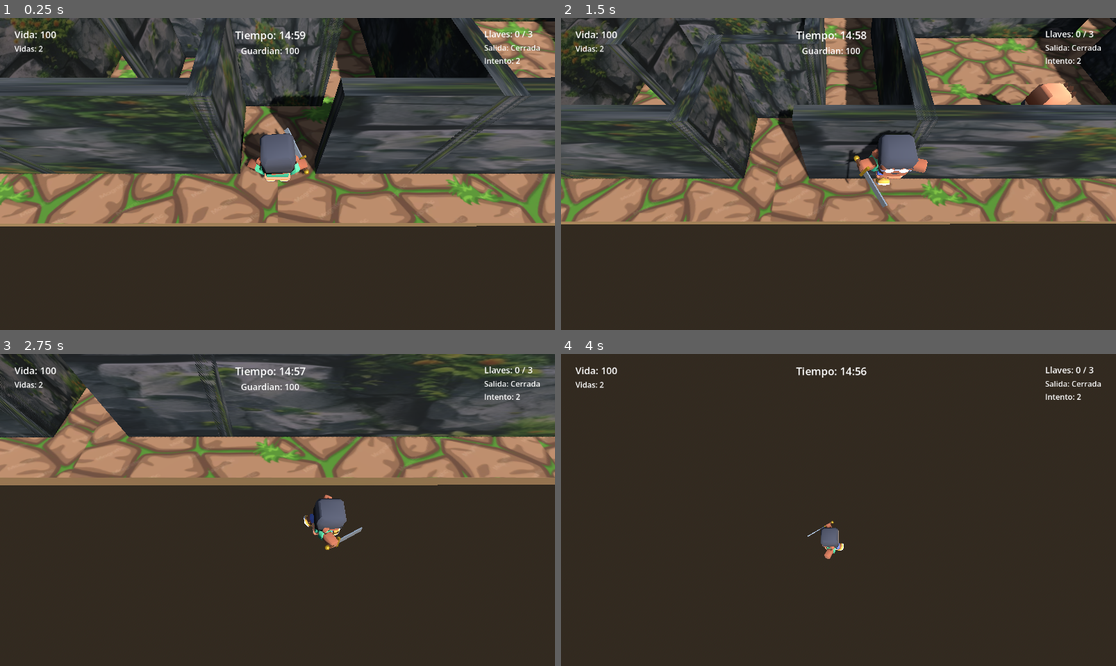
Above: before the commit, frames 1-4 (two rows, left to right).
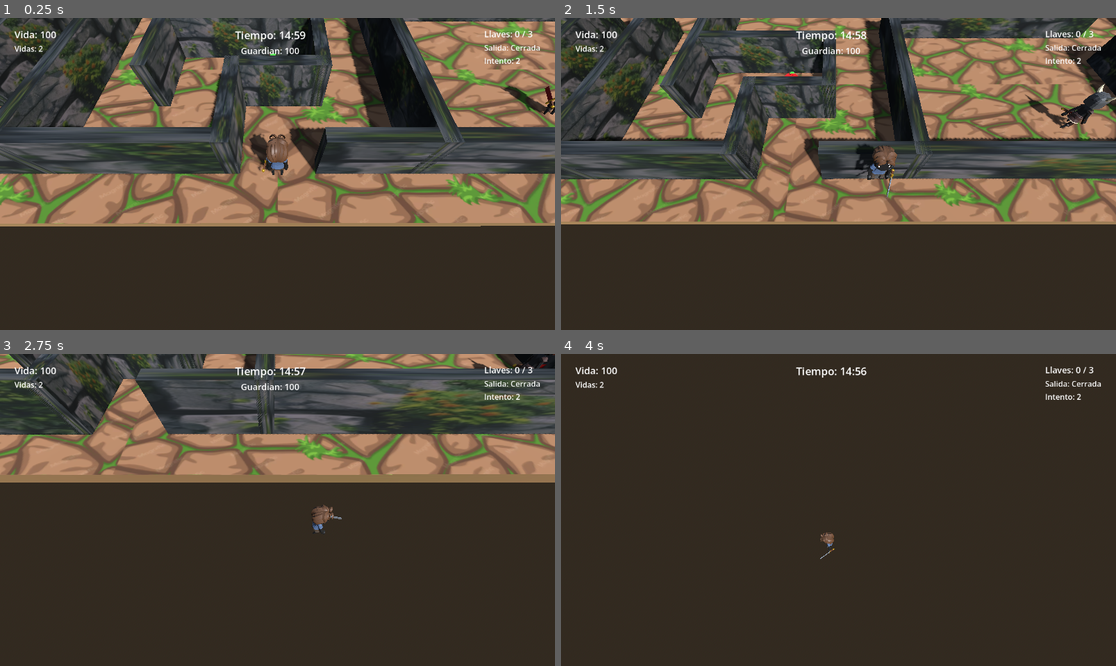
Above: after the commit, the same moments.

Repository: Carola-caicedo/Survivor-Maze-Puzzle
Game: Godot game, scene res://main.tscn
Two runs of this game, one before a commit and one after it. Both use one fixed random seed, a clock stepped at 60 frames per second and the inputs below.
Inputs:
- Up to frame 1 (0.25 s): no input
- Up to frame 2 (1.5 s): hold D (move_right) 0.53-1.28 s; hold Shift (correr) 0.53-1.28 s; tap Space (saltar) at 0.77 s; tap Q (espada) at 0.8, 1.35 s; hold S (move_down) from 1.28 s (still down)
- Up to frame 3 (2.75 s): tap Space (saltar) at 1.52 s; tap Shift (correr) at 1.55 s; release S (move_down) at 2.03 s; hold D (move_right) from 2.03 s (still down); hold Shift (correr) from 2.03 s (still down); tap Q (espada) at 2.3 s
- Up to frame 4 (4 s): release D (move_right) at 2.78 s; release Shift (correr) at 2.78 s; hold W (move_up) 2.78-3.53 s; tap Q (espada) at 2.85, 3.8 s; tap Space (saltar) at 3.02, 3.77 s; tap Shift (correr) at 3.05 s; hold A (move_left) from 3.53 s (still down); tap E (interactuar) at 3.6 s

The runs differ from the first frame. In frame 1, 30% of the frame differs, in the area x 0-100%, y 0-67%; in frame 2, 42%; in frame 3, 28%; in frame 4, 0.3%.

Commit message:
implementacion de animaciones y cambio de apariencia para enemigos y personajes

Diff:
--- a/espada_en_mano.gd
+++ b/espada_en_mano.gd
@@ -56,8 +56,14 @@
 
 
 func _hueso_parecido(esqueleto: Skeleton3D) -> String:
+	# 1. Puño o mano derecha (Fist.R, Hand.R, etc.)
 	for i in esqueleto.get_bone_count():
 		var n = esqueleto.get_bone_name(i).to_lower()
-		if n.contains("arm") and n.contains("right"):
+		if n.contains("fist") or (n.contains("hand") and (n.contains("right") or n.ends_with(".r"))):
+			return esqueleto.get_bone_name(i)
+	# 2. Brazo derecho (arm-right, LowerArm.R, etc.)
+	for i in esqueleto.get_bone_count():
+		var n = esqueleto.get_bone_name(i).to_lower()
+		if n.contains("arm") and (n.contains("right") or n.ends_with(".r")):
 			return esqueleto.get_bone_name(i)
 	return ""
--- a/guardian.gd
+++ b/guardian.gd
@@ -239,8 +239,22 @@
 
 
 func reproducir_anim(nombre: String):
-	if anim != null and anim.has_animation(nombre):
+	if anim == null:
+		return
+	if anim.has_animation(nombre):
 		anim.play(nombre)
+		return
+	var mapeo = {
+		"idle": ["Idle", "idle"],
+		"walk": ["Walk", "walk"],
+		"attack-melee-right": ["SwordSlash", "Punch", "attack-melee-right"],
+		"interact-right": ["PickUp", "Punch", "Idle", "idle"]
+	}
+	var candidatos = mapeo.get(nombre.to_lower(), [nombre.capitalize(), nombre.to_lower()])
+	for c in candidatos:
+		if anim.has_animation(c):
+			anim.play(c)
+			return
 
 
 func distancia_a(p: Vector3) -> float:
--- a/guardian.tscn
+++ b/guardian.tscn
@@ -1,7 +1,7 @@
 [gd_scene format=3 uid="uid://b5fk2eukw5pdc"]
 
 [ext_resource type="Script" uid="uid://dlck4jyldo3n5" path="res://guardian.gd" id="1_3jwwi"]
-[ext_resource type="PackedScene" uid="uid://btbidf61ylt57" path="res://personaje/character-male-d.glb" id="2_2oh7y"]
+[ext_resource type="PackedScene" uid="uid://dlw4b1j5573my" path="res://personaje/VikingHelmet.glb" id="2_viking"]
 [ext_resource type="Script" path="res://espada_en_mano.gd" id="3_espmano"]
 
 [sub_resource type="CapsuleShape3D" id="CapsuleShape3D_1lkc5"]
@@ -15,8 +15,8 @@
 transform = Transform3D(1, 0, 0, 0, 1, 0, 0, 0, 1, 0, 0.875, 0)
 shape = SubResource("CapsuleShape3D_1lkc5")
 
-[node name="Modelo" parent="." unique_id=1225502439 instance=ExtResource("2_2oh7y")]
-transform = Transform3D(-2.6, 0, -2.2729921e-07, 0, 2.6, 0, 2.2729921e-07, 0, -2.6, 0, 0, 0)
+[node name="Modelo" parent="." unique_id=1225502439 instance=ExtResource("2_viking")]
+transform = Transform3D(-0.53, 0, 0, 0, 0.53, 0, 0, 0, -0.53, 0, 0, 0)
 
 [node name="Vision" type="RayCast3D" parent="." unique_id=1849204812]
 transform = Transform3D(1, 0, 0, 0, 1, 0, 0, 0, 1, 0, 0.9, 0)
--- /dev/null
+++ b/guardian_golden.tscn
@@ -0,0 +1,27 @@
+[gd_scene format=3 uid="uid://c6xk82p4m8gty"]
+
+[ext_resource type="Script" uid="uid://dlck4jyldo3n5" path="res://guardian.gd" id="1_3jwwi"]
+[ext_resource type="PackedScene" uid="uid://q7nu05owljpx" path="res://personaje/Knight_Golden_Male.glb" id="2_knight"]
+[ext_resource type="Script" uid="uid://bee5smbuw6vsf" path="res://espada_en_mano.gd" id="3_espmano"]
+
+[sub_resource type="CapsuleShape3D" id="CapsuleShape3D_1lkc5"]
+radius = 0.35
+height = 1.75
+
+[node name="Guardian2" type="CharacterBody3D" unique_id=1453112332 groups=["enemigos"]]
+script = ExtResource("1_3jwwi")
+
+[node name="CollisionShape3D" type="CollisionShape3D" parent="." unique_id=1336567868]
+transform = Transform3D(1, 0, 0, 0, 1, 0, 0, 0, 1, 0, 0.875, 0)
+shape = SubResource("CapsuleShape3D_1lkc5")
+
+[node name="Modelo" parent="." unique_id=1225502439 instance=ExtResource("2_knight")]
+transform = Transform3D(-0.53, 0, 0, 0, 0.53, 0, 0, 0, -0.53, 0, 0, 0)
+
+[node name="Vision" type="RayCast3D" parent="." unique_id=1849204812]
+transform = Transform3D(1, 0, 0, 0, 1, 0, 0, 0, 1, 0, 0.9, 0)
+
+[node name="EspadaVisual" type="Node" parent="." unique_id=1456634912]
+script = ExtResource("3_espmano")
+color_hoja = Color(0.85, 0.7, 0.2, 1)
+escala = 6.0
--- a/laberinto.tscn
+++ b/laberinto.tscn
@@ -20,7 +20,6 @@
 [node name="Laberinto" type="Node3D" unique_id=1746071510]
 
 [node name="Piso" type="StaticBody3D" parent="." unique_id=320178104]
-transform = Transform3D(1, 0, 0, 0, 1, 0, 0, 0, 1, 0, -1.5, 0)
 
 [node name="Colision" type="CollisionShape3D" parent="Piso" unique_id=2036377994]
 transform = Transform3D(1, 0, 0, 0, 1, 0, 0, 0, 1, 0, -0.2, 0)
--- a/main.tscn
+++ b/main.tscn
@@ -2,7 +2,7 @@
 
 [ext_resource type="PackedScene" uid="uid://biyljgujvggl4" path="res://zona_b.tscn" id="1_h2yge"]
 [ext_resource type="Script" uid="uid://cct4m0pdjhcq7" path="res://personaje.gd" id="1_pj"]
-[ext_resource type="PackedScene" uid="uid://bkmexfnojlmxi" path="res://personaje/character-male-a.glb" id="2_modelo"]
+[ext_resource type="PackedScene" uid="uid://bsngf2tlxer2h" path="res://personaje/Casual_Male.glb" id="2_modelo"]
 [ext_resource type="Script" uid="uid://c4ncpqjuna8wv" path="res://camara_sigue.gd" id="3_efxa6"]
 [ext_resource type="Script" uid="uid://8muj4gig7kts" path="res://espada.gd" id="4_1bvp3"]
 [ext_resource type="Script" uid="uid://g76pliv8lo3r" path="res://interactuar.gd" id="5_lquwl"]
@@ -16,6 +16,7 @@
 [ext_resource type="PackedScene" uid="uid://bts8qwxctvwti" path="res://zona_a.tscn" id="15_zona_a"]
 [ext_resource type="PackedScene" uid="uid://bkvbn7fhpvo3x" path="res://fruta_modelo.tscn" id="20_fruta"]
 [ext_resource type="Script" uid="uid://bee5smbuw6vsf" path="res://espada_en_mano.gd" id="21_espmano"]
+[ext_resource type="PackedScene" uid="uid://c6xk82p4m8gty" path="res://guardian_golden.tscn" id="22_golden"]
 
 [sub_resource type="ProceduralSkyMaterial" id="CieloMat"]
 
@@ -48,7 +49,6 @@
 sky_mode = 1
 
 [node name="Puertas" type="Node3D" parent="." unique_id=200584845]
-transform = Transform3D(1, 0, 0, 0, 1, 0, 0, 0, 1, 0, 1.5, 0)
 
 [node name="zona_b4" parent="Puertas" unique_id=1929311012 node_paths=PackedStringArray("enemigo") instance=ExtResource("1_h2yge")]
 transform = Transform3D(1, 0, 0, 0, 1, 0, 0, 0, 1, -3.26123, 0, -4.554341)
@@ -84,6 +84,7 @@
 transform = Transform3D(1, 0, 0, 0, 1, 0, 0, 0, 1, 0, 0, 13.7023945)
 script = ExtResource("1_pj")
 camara = NodePath("../Camera3D")
+speed_correr = 5.0
 accion_prueba = "guardian.F5"
 
 [node name="CollisionShape3D" type="CollisionShape3D" parent="Personaje" unique_id=1745509103]
@@ -91,13 +92,14 @@
 shape = SubResource("Capsula")
 
 [node name="Modelo" parent="Personaje" unique_id=1969657668 instance=ExtResource("2_modelo")]
-transform = Transform3D(-2.6, 0, 0, 0, 2.6, 0, 0, 0, -2.6, 0, 0, 0)
+transform = Transform3D(-0.53, 0, 0, 0, 0.53, 0, 0, 0, -0.53, 0, 0, 0)
 
 [node name="Espada" type="Node" parent="Personaje" unique_id=204470823]
 script = ExtResource("4_1bvp3")
 
 [node name="EspadaVisual" type="Node" parent="Personaje" unique_id=1633377387]
 script = ExtResource("21_espmano")
+escala = 6.0
 
 [node name="Interactuar" type="Node" parent="Personaje" unique_id=1103396318]
 script = ExtResource("5_lquwl")
@@ -114,16 +116,16 @@
 tiempo_recarga = 1.2
 danio = 30
 
-[node name="Modelo" parent="Guardian" index="1" unique_id=1225502439]
-transform = Transform3D(-2.6, 0, -2.2729921e-07, 0, 2.6, 0, 2.2729921e-07, 0, -2.6, 0, 0, 1.4907494)
+[node name="EspadaVisual" parent="Guardian" index="3"]
+escala = 6.0
 
 [node name="Salida" parent="." unique_id=503925074 instance=ExtResource("10_4c57u")]
 transform = Transform3D(1, 0, 0, 0, 1, 0, 0, 0, 1, 0.25, 1.5, -16.531)
 
 [node name="Laberinto" parent="." unique_id=1746071510 instance=ExtResource("12_dg77c")]
-transform = Transform3D(-0.9999998, -0.00034557463, -0.0005397836, -0.0003455928, 0.99999994, 3.8668677e-05, 0.000539772, 3.8830523e-05, -0.9999999, 0.001, 1.5, -1.56)
+transform = Transform3D(-0.9999998, -0.00034557463, -0.0005397836, -0.0003455928, 0.99999994, 3.8668677e-05, 0.000539772, 3.8830523e-05, -0.9999999, 0.001, 0, -1.56)
 
-[node name="Guardian2" parent="." unique_id=1453112332 instance=ExtResource("7_272bh")]
+[node name="Guardian2" parent="." unique_id=1453112332 instance=ExtResource("22_golden")]
 transform = Transform3D(1, 0, 0, 0, 1, 0, 0, 0, 1, 10.629967, 0, -9.200039)
 rapidez = 2.5
 ruta = Array[Vector3]([Vector3(0, 0, 0), Vector3(0, 0, 2.5), Vector3(0, 0, -2.5)])
--- a/personaje.gd
+++ b/personaje.gd
@@ -85,20 +85,41 @@
 
 func animar():
 	if accion != "":
-		anim.play(accion)
+		reproducir_anim(accion)
 		return
 	match estado:
 		Estado.QUIETO:
-			anim.play("idle")
+			reproducir_anim("idle")
 		Estado.CAMINAR:
-			anim.play("walk")
+			reproducir_anim("walk")
 		Estado.CORRER:
-			anim.play("sprint")
+			reproducir_anim("sprint")
 		Estado.AIRE:
-			if anim.has_animation("jump"):
-				anim.play("jump")
-			else:
-				anim.play("fall")
+			reproducir_anim("jump")
+
+
+func reproducir_anim(nombre: String) -> void:
+	if anim == null:
+		return
+	if anim.has_animation(nombre):
+		anim.play(nombre)
+		return
+	var mapeo = {
+		"idle": ["Idle", "idle"],
+		"walk": ["Walk", "walk"],
+		"sprint": ["Run", "sprint", "run"],
+		"correr": ["Run", "sprint", "run"],
+		"jump": ["Jump", "jump", "fall", "Fall"],
+		"fall": ["Jump", "fall", "jump", "Fall"],
+		"attack-melee-right": ["SwordSlash", "Punch", "attack-melee-right"],
+		"espada": ["SwordSlash", "Punch", "attack-melee-right"],
+		"interact-right": ["PickUp", "interact-right", "Idle"]
+	}
+	var candidatos = mapeo.get(nombre.to_lower(), [nombre.capitalize(), nombre.to_lower()])
+	for c in candidatos:
+		if anim.has_animation(c):
+			anim.play(c)
+			return
 
 
 # ---------------------------------------------------------------------------
--- a/project.godot
+++ b/project.godot
@@ -18,6 +18,10 @@
 [autoload]
 
 Sonidos="*res://sonidos.gd"
+
+[filesystem]
+
+import/blender/enabled=false
 
 [input]
 
Binary file added: Ultimate Animated Character Pack - Nov 2019/FBX/Casual_Male.fbx
Not shown, added: Ultimate Animated Character Pack - Nov 2019/FBX/Casual_Male.fbx.import
Binary file added: Ultimate Animated Character Pack - Nov 2019/FBX/Knight_Golden_Male.fbx
Not shown, added: Ultimate Animated Character Pack - Nov 2019/FBX/Knight_Golden_Male.fbx.import
Binary file added: Ultimate Animated Character Pack - Nov 2019/FBX/VikingHelmet.fbx
Not shown, added: Ultimate Animated Character Pack - Nov 2019/FBX/VikingHelmet.fbx.import
Not shown, added: Ultimate Animated Character Pack - Nov 2019/License.txt
Not shown, added: Ultimate Animated Character Pack - Nov 2019/OBJ/Casual_Male.mtl
Not shown, added: Ultimate Animated Character Pack - Nov 2019/OBJ/Casual_Male.obj
Not shown, added: Ultimate Animated Character Pack - Nov 2019/OBJ/Casual_Male.obj.import
Not shown, added: Ultimate Animated Character Pack - Nov 2019/OBJ/Knight_Golden_Male.mtl
Not shown, added: Ultimate Animated Character Pack - Nov 2019/OBJ/Knight_Golden_Male.obj
(and 21 more such lines)
